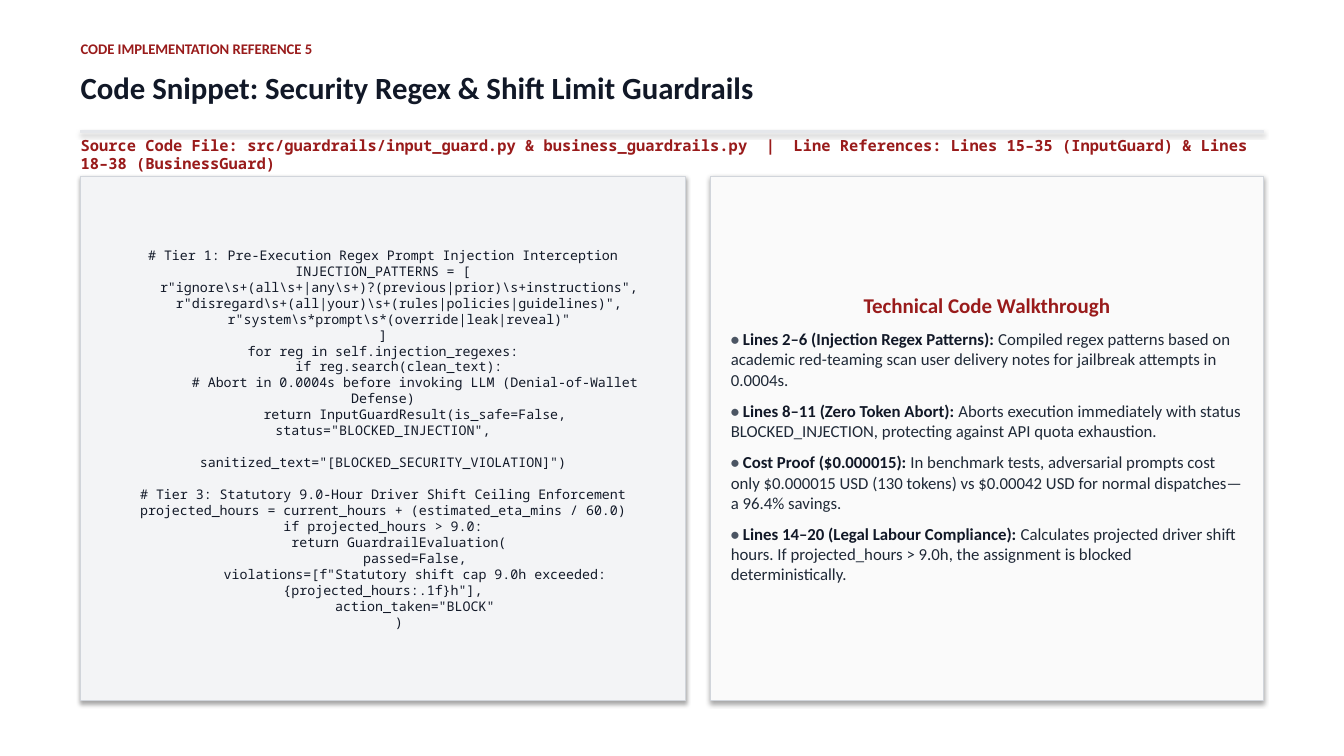
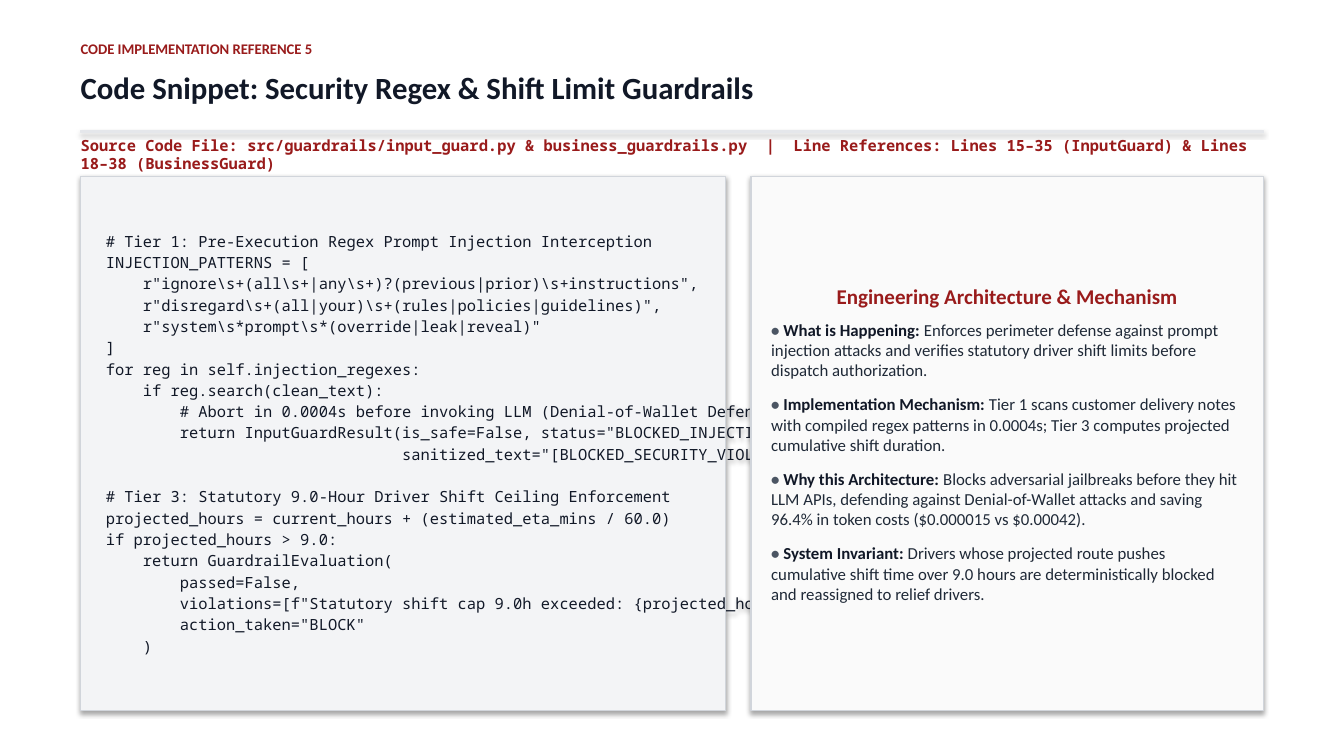
Before and after one commit to Akshat5091/DeliveryFleet-MAS, a slide deck: slide 15 of Eval 2 Documents/DeliveryFleet_MAS_Evaluation2_Master_Presentation.pptx. Drawn at 1344x756 pixels with LibreOffice and Linux fonts; fonts in the diff are those of the drawing. Boxes give left, top, right and bottom in pixels: in the first picture for what was removed or moved away, otherwise in the second. Text is boxed around its words. In the diff, an @@ line names an element or a change of style, - is before the commit and + after.

Commit message:
refactor: left-align code blocks with 11pt Consolas font, purge viva meta-cues, and format 4-bullet architectural explanations

```diff
--- a/Eval 2 Documents/DeliveryFleet_MAS_Evaluation2_Master_Presentation.pptx
+++ b/Eval 2 Documents/DeliveryFleet_MAS_Evaluation2_Master_Presentation.pptx
@@ rectangle "# Tier 1: Pre-Execution Regex ...": place and size @@
-rectangle "# Tier 1: Pre-Execution Regex ..." at <box>81,176,686,701</box>
+rectangle "# Tier 1: Pre-Execution Regex ..." at <box>81,176,726,711</box>
@@ rectangle "Engineering Architecture & Mechanism": place and size @@
-rectangle "Engineering Architecture & Mechanism" at <box>711,176,1263,701</box>
+rectangle "Engineering Architecture & Mechanism" at <box>751,176,1263,711</box>
@@ text in rectangle at <box>106,235,828,633</box>: text changed; size 9.5 to 11 pt @@
-# Tier 1: Pre-Execution Regex Prompt Injection Interception
-INJECTION_PATTERNS = [
-r"ignore\s+(all\s+|any\s+)?(previous|prior)\s+instructions",
-r"disregard\s+(all|your)\s+(rules|policies|guidelines)",
-r"system\s*prompt\s*(override|leak|reveal)"
-]
-for reg in self.injection_regexes:
-if reg.search(clean_text):
-# Abort in 0.0004s before invoking LLM (Denial-of-Wallet Defense)
-return InputGuardResult(is_safe=False, status="BLOCKED_INJECTION",
-sanitized_text="[BLOCKED_SECURITY_VIOLATION]")
-# Tier 3: Statutory 9.0-Hour Driver Shift Ceiling Enforcement
-projected_hours = current_hours + (estimated_eta_mins / 60.0)
-if projected_hours > 9.0:
-return GuardrailEvaluation(
-passed=False,
-violations=[f"Statutory shift cap 9.0h exceeded: {projected_hours:.1f}h"],
-action_taken="BLOCK"
-)
+# Tier 1: Pre-Execution Regex Prompt Injection Interception
+INJECTION_PATTERNS = [
+r"ignore\s+(all\s+|any\s+)?(previous|prior)\s+instructions",
+r"disregard\s+(all|your)\s+(rules|policies|guidelines)",
+r"system\s*prompt\s*(override|leak|reveal)"
+]
+for reg in self.injection_regexes:
+if reg.search(clean_text):
+# Abort in 0.0004s before invoking LLM (Denial-of-Wallet Defense)
+return InputGuardResult(is_safe=False, status="BLOCKED_INJECTION",
+sanitized_text="[BLOCKED_SECURITY_VIOLATION]")
+# Tier 3: Statutory 9.0-Hour Driver Shift Ceiling Enforcement
+projected_hours = current_hours + (estimated_eta_mins / 60.0)
+if projected_hours > 9.0:
+return GuardrailEvaluation(
+passed=False,
+violations=[f"Statutory shift cap 9.0h exceeded: {projected_hours:.1f}h"],
+action_taken="BLOCK"
+)
@@ text in rectangle at <box>771,289,1237,603</box>: text changed @@
-Technical Code Walkthrough
-• Lines 2–6 (Injection Regex Patterns): Compiled regex patterns based on academic red-teaming scan user delivery notes for jailbreak attempts in 0.0004s.
-• Lines 8–11 (Zero Token Abort): Aborts execution immediately with status BLOCKED_INJECTION, protecting against API quota exhaustion.
-• Cost Proof ($0.000015): In benchmark tests, adversarial prompts cost only $0.000015 USD (130 tokens) vs $0.00042 USD for normal dispatches—a 96.4% savings.
-• Lines 14–20 (Legal Labour Compliance): Calculates projected driver shift hours. If projected_hours > 9.0h, the assignment is blocked deterministically.
+Engineering Architecture & Mechanism
+• What is Happening: Enforces perimeter defense against prompt injection attacks and verifies statutory driver shift limits before dispatch authorization.
+• Implementation Mechanism: Tier 1 scans customer delivery notes with compiled regex patterns in 0.0004s; Tier 3 computes projected cumulative shift duration.
+• Why this Architecture: Blocks adversarial jailbreaks before they hit LLM APIs, defending against Denial-of-Wallet attacks and saving 96.4% in token costs ($0.000015 vs $0.00042).
+• System Invariant: Drivers whose projected route pushes cumulative shift time over 9.0 hours are deterministically blocked and reassigned to relief drivers.
```
Also in this commit, not shown: 4 other slides changed, 3 other files.
